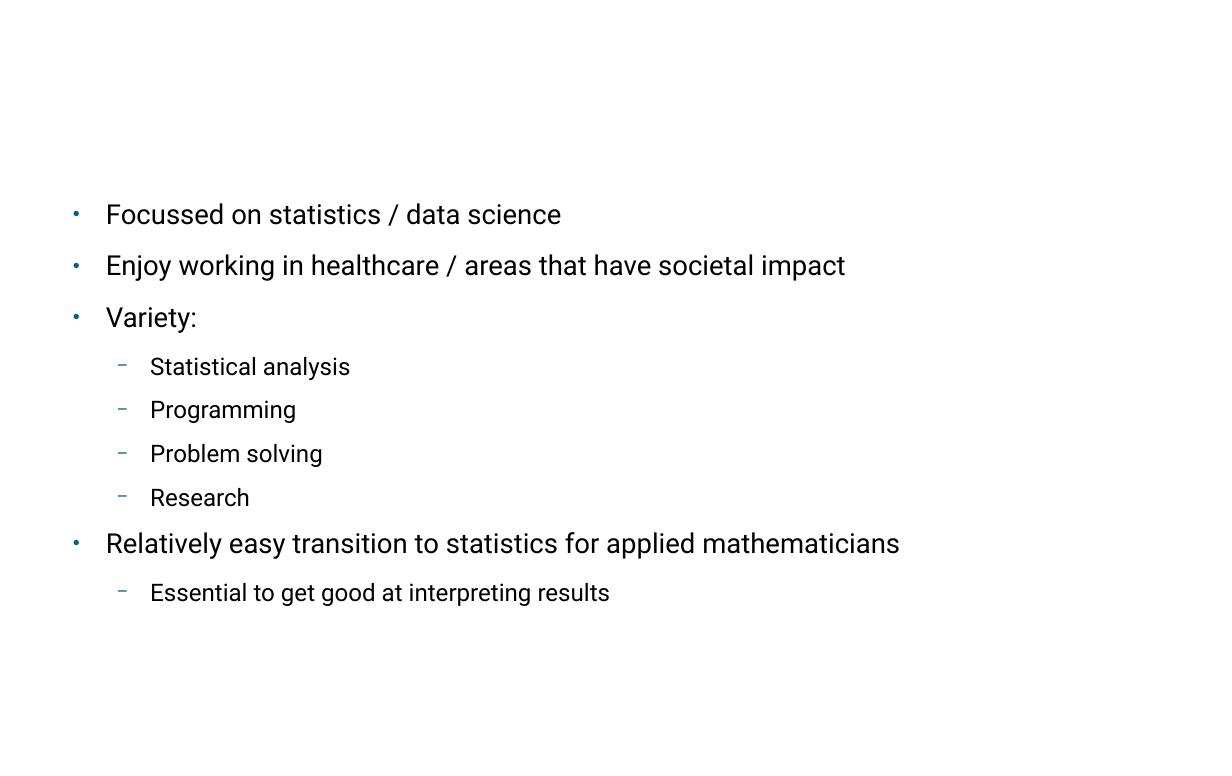
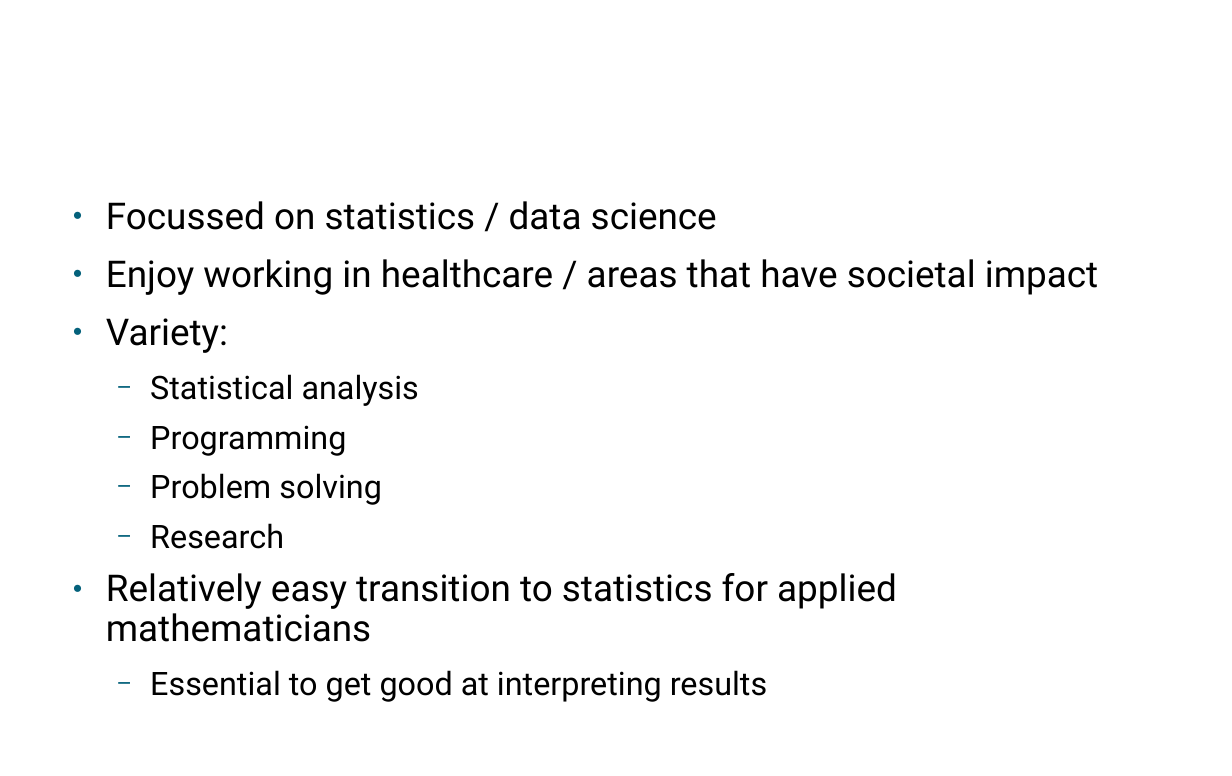
Before and after one commit to alan-y/phiproject-talk, a slide deck: slide 4 of post_phd_ay.pptx. Drawn at 1232x776 pixels with LibreOffice and Linux fonts; fonts in the diff are those of the drawing; background and template pictures are left out. Boxes give left, top, right and bottom in pixels: in the first picture for what was removed or moved away, otherwise in the second. Text is boxed around its words. In the diff, an @@ line names an element or a change of style, - is before the commit and + after.

```diff
--- a/post_phd_ay.pptx
+++ b/post_phd_ay.pptx
@@ text "Focussed on statistics / data ..." at box(106, 201, 1098, 702): size 21.1 to 28.3 pt in "Focussed on statistics / data science", "Enjoy working in healthcare / areas that ...", "Variety:", "Relatively easy transition to statistics for applied ..."; size 18.5 to 24.8 pt in "Statistical analysis", "Programming", "Problem solving", "Research" and 1 more places; line spacing 1 to 0.9 @@
```
Also in this commit, not shown: 4 other slides changed, 1 slide added, 1 slide removed.
